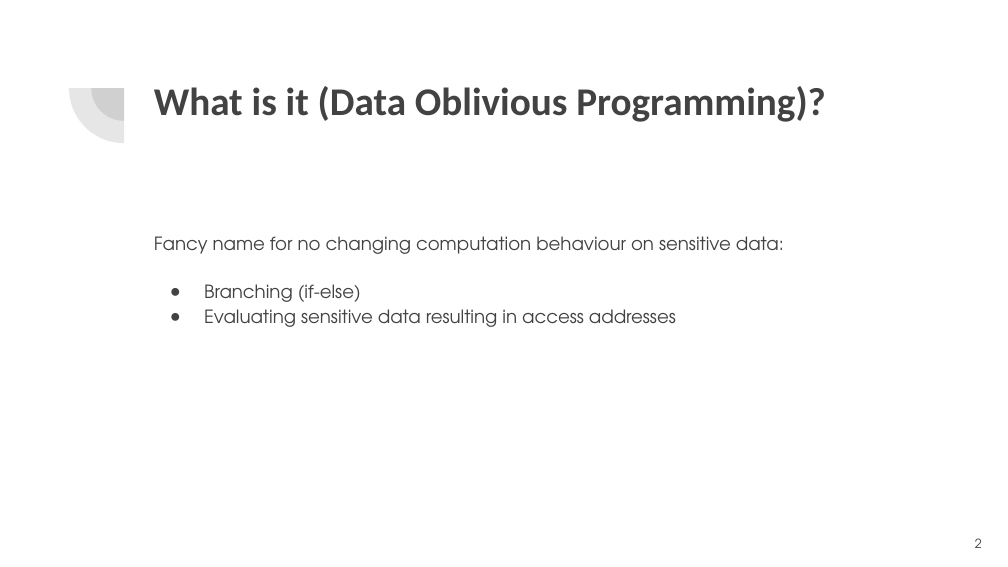
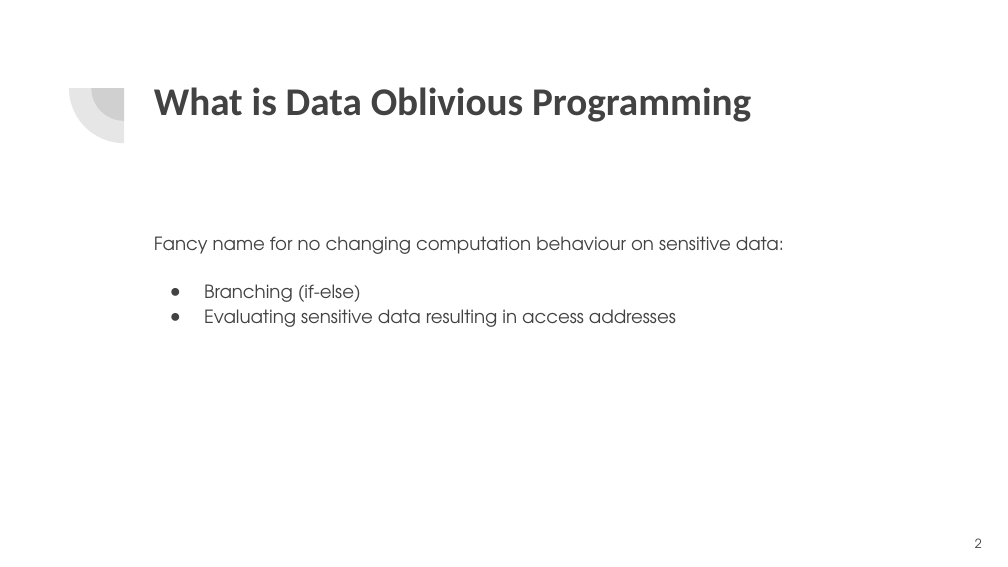
Before and after one commit to momalab/e3, a slide deck: slide 2 of tutorials/dop/Data_Oblivious_Programming.pptx. Drawn at 1008x567 pixels with LibreOffice and Linux fonts; fonts in the diff are those of the drawing. Boxes give left, top, right and bottom in pixels: in the first picture for what was removed or moved away, otherwise in the second. Text is boxed around its words. In the diff, an @@ line names an element or a change of style, - is before the commit and + after.

```diff
--- a/tutorials/dop/Data_Oblivious_Programming.pptx
+++ b/tutorials/dop/Data_Oblivious_Programming.pptx
@@ title at [154, 87, 751, 122]: text changed @@
-What is it (Data Oblivious Programming)?
+What is Data Oblivious Programming
```
Also in this commit, not shown: 8 other slides changed, 4 slides added, 10 other files.
